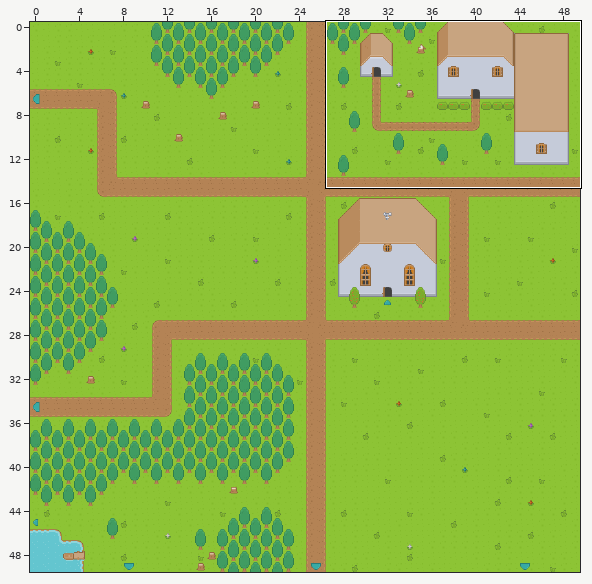
Level history. Tiled map: client/maps/The Village.tmx. Above: a wide view before the commit, with the close-up outlined.
Close-up. Before the edit:
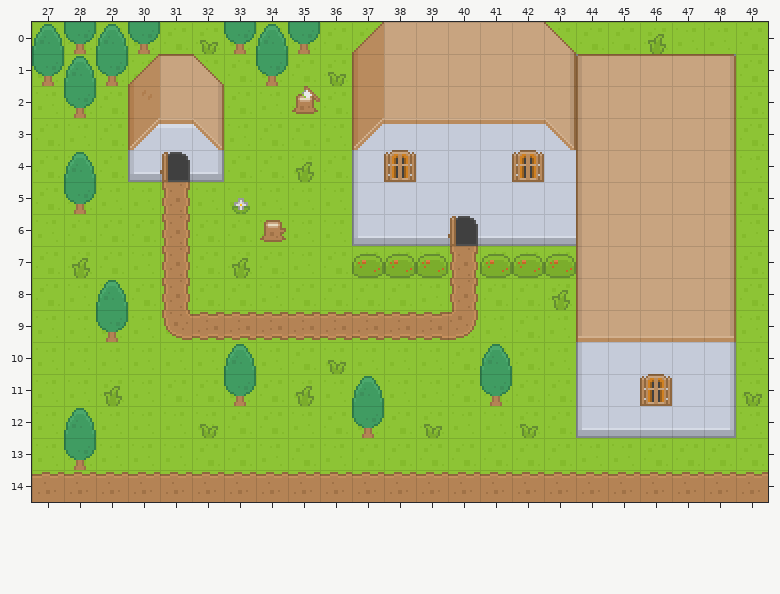
Cells are 16x16 px. Shown: x 27..49, y 0..14. Tiles whose own drawing changed are shown in their newer look in all pictures.
After:
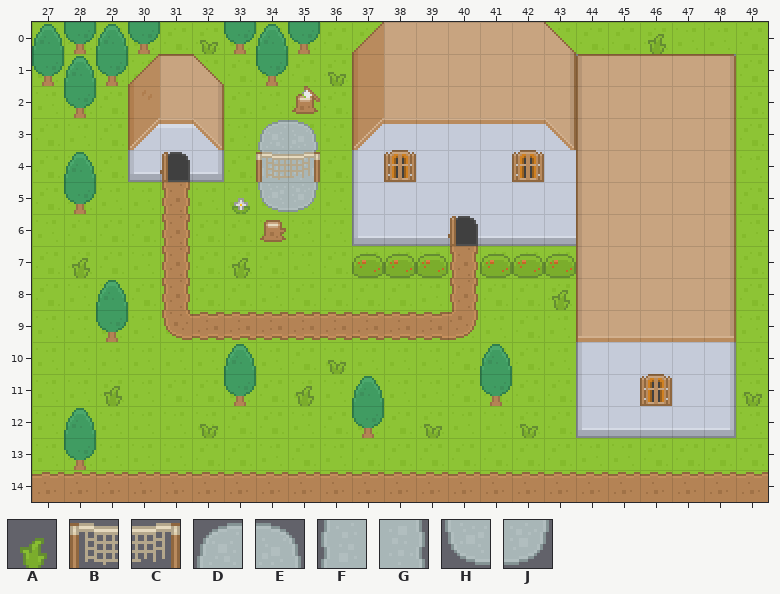
Key: from "roguelikeSheet": A 968, B 1255, C 1256, D 1297, E 1299, F 1383, G 1385, H 1469, J 1471.
_ is an empty cell.
What changed:
Layer "Ground Overlay":
The edit adds tile D in row 3 at x 34.
The edit adds tile E in row 3 at x 35.
The edit adds tile F in row 4 at x 34.
The edit adds tile G in row 4 at x 35.
The edit adds tile H in row 5 at x 34.
The edit adds tile J in row 5 at x 35.
Layer "Deco0":
The edit adds tile B in row 4 at x 34.
Tile A gives way to tile C in row 4 at x 35.
Boxes around the changes in both close-ups, in picture pixels (x1, y1, x2, y2):
changed: (256, 120, 320, 212)
